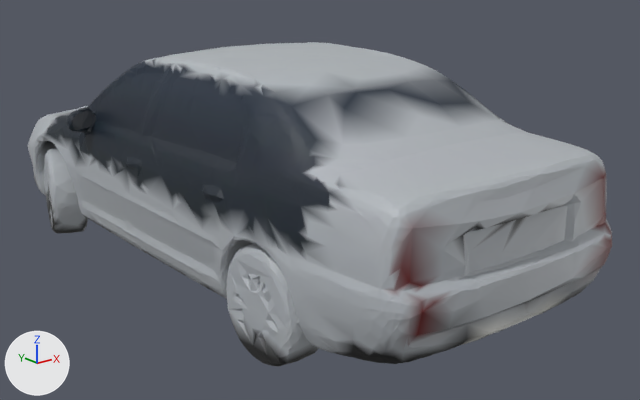
Two versions of the glTF model public/assets/models/vehicles/samand_lod1.glb, one commit apart.
The view is the same before and after, from a 50 mm camera at (-147.0, -218.2, 101.7) aimed at (14.2, -16.7, 21.1). The lights are fixed; the arrows at lower left show +X, +Y and +Z. The first picture is the older version. Where no turn or scale is listed for an object, it has been applied to the vertices. Vertices at exactly the same position are counted once.

Objects in the first picture: 'geometry_0'.
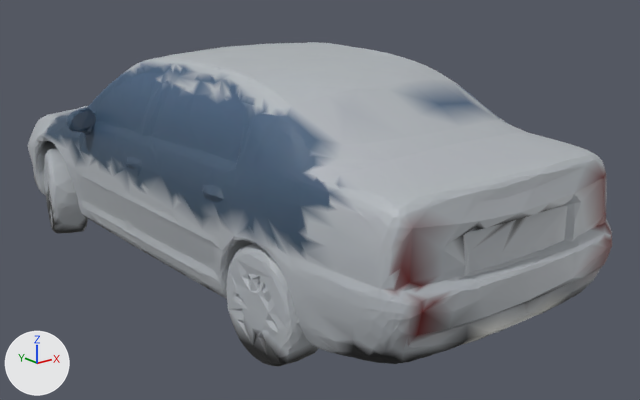
Edits to the scene script, one JSON object a line:
```json
{"block": "me_geometry_0", "where": "me_geometry_0.from_pydata(...)  # 8495 vertices, 17091 faces; spans x -43.0..48.0, y -106.0..102.0, z 0.0..67.0"}
{"block": "me_geometry_0", "where": "# used by ob_geometry_0; location = (0.0, 0.0, 0.0)"}
{"block": "me_geometry_0", "change": "me_geometry_0 part 1: 3609 faces centred in x -43.0..48.0, y -81.0..65.0, z 31.0..64.0 are repainted in the vertex colours; the middle colour goes from dark blue #1c2632 to dark blue #3d566e"}
{"block": "me_geometry_0", "change": "me_geometry_0 part 2: 672 faces centred in x -39.0..44.0, y -89.0..73.0, z 28.0..66.0 are repainted in the vertex colours; the middle colour goes from dark blue #1c2a3b to grey #b2b8bc"}
```

Location of each change, (x1, y1, x2, y2) in pixels of the pictures (640 x 400 px):
```json
{"part": 1, "of": "me_geometry_0", "change": "recoloured", "before": [46, 61, 492, 254], "after": [46, 61, 492, 254], "on screen": "lighter"}
{"part": 2, "of": "me_geometry_0", "change": "recoloured", "before": [43, 58, 492, 256], "after": [43, 58, 492, 256]}
```
